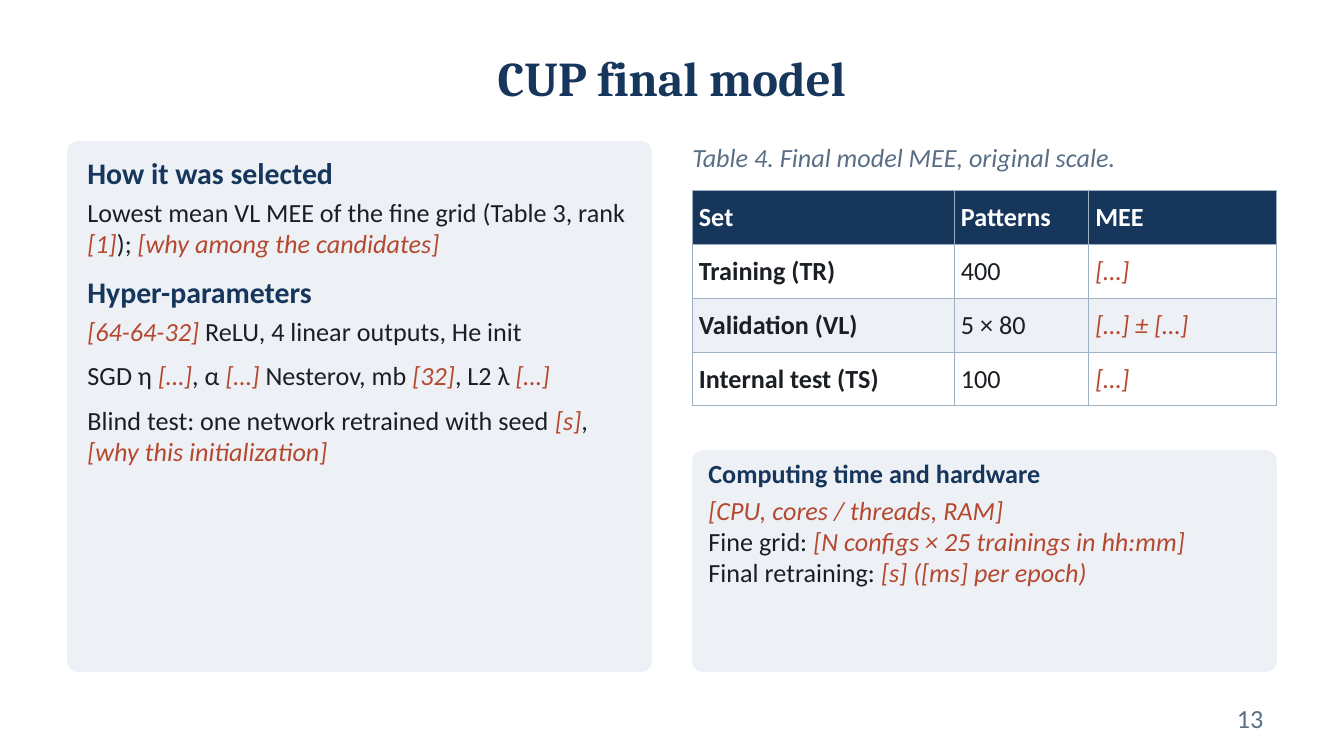
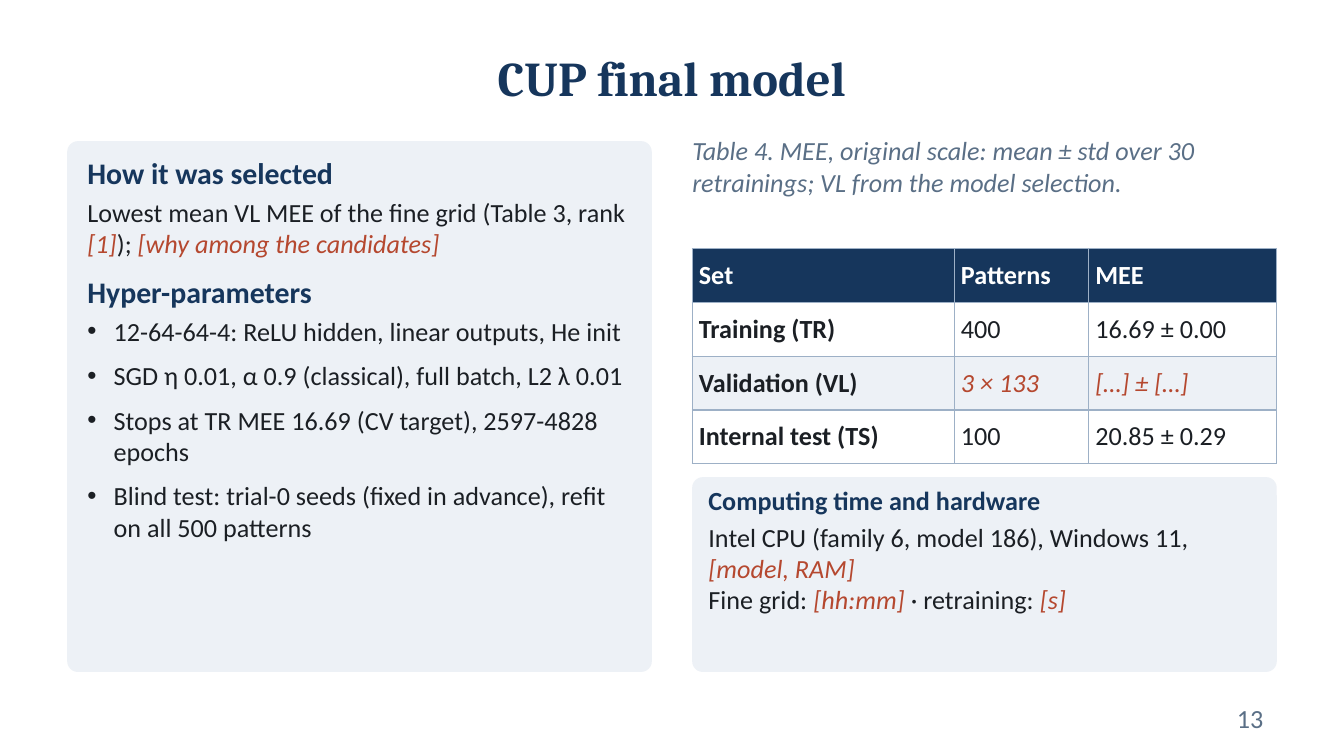
Before and after one commit to Fred-ef/ml_proj, a slide deck: slide 13 of Federico_Cristofaro_ML-2025_slides.pptx. Drawn at 1344x756 pixels with LibreOffice and Linux fonts; fonts in the diff are those of the drawing. Boxes give left, top, right and bottom in pixels: in the first picture for what was removed or moved away, otherwise in the second. Text is boxed around its words. In the diff, an @@ line names an element or a change of style, - is before the commit and + after.

Commit message:
add graphs and configs to slides

```diff
--- a/Federico_Cristofaro_ML-2025_slides.pptx
+++ b/Federico_Cristofaro_ML-2025_slides.pptx
@@ text at <box>692,142,1194,197</box>: text changed @@
-Table 4. Final model MEE, original scale.
+Table 4. MEE, original scale: mean ± std over 30 retrainings; VL from the model selection.
@@ table at <box>692,249,1277,453</box> @@
-row 2, column 3: […]
+row 2, column 3: 16.69 ± 0.00
-row 3, column 2: 5 × 80
+row 3, column 2: 3 × 133
-row 4, column 3: […]
+row 4, column 3: 20.85 ± 0.29
@@ table: place and size @@
-table at <box>692,191,1277,396</box>
+table at <box>692,249,1277,453</box>
@@ text at <box>114,323,622,542</box>: text changed @@
-• [64-64-32] ReLU, 4 linear outputs, He init
-• SGD η […], α […] Nesterov, mb [32], L2 λ […]
-• Blind test: one network retrained with seed [s], [why this initialization]
+• 12-64-64-4: ReLU hidden, linear outputs, He init
+• SGD η 0.01, α 0.9 (classical), full batch, L2 λ 0.01
+• Stops at TR MEE 16.69 (CV target), 2597-4828 epochs
+• Blind test: trial-0 seeds (fixed in advance), refit on all 500 patterns
@@ rounded rectangle: place and size @@
-rounded rectangle at <box>692,450,1277,672</box>
+rounded rectangle at <box>692,477,1277,672</box>
@@ rounded rectangle at <box>692,477,1277,672</box>: proportions changed @@
@@ text "Computing time and hardware": place and size @@
-text "Computing time and hardware" at <box>708,464,1185,587</box>
+text "Computing time and hardware" at <box>708,491,1188,614</box>
@@ text at <box>708,528,1188,614</box>: text changed; text colour #B5482F to #1B1F24; italic off @@
-[CPU, cores / threads, RAM]
-Fine grid: [N configs × 25 trainings in hh:mm]
-Final retraining: [s] ([ms] per epoch)
+Intel CPU (family 6, model 186), Windows 11, [model, RAM]
+Fine grid: [hh:mm] · retraining: [s]
```
Also in this commit, not shown: 13 other slides changed, 2 slides added, 3 slides removed.
